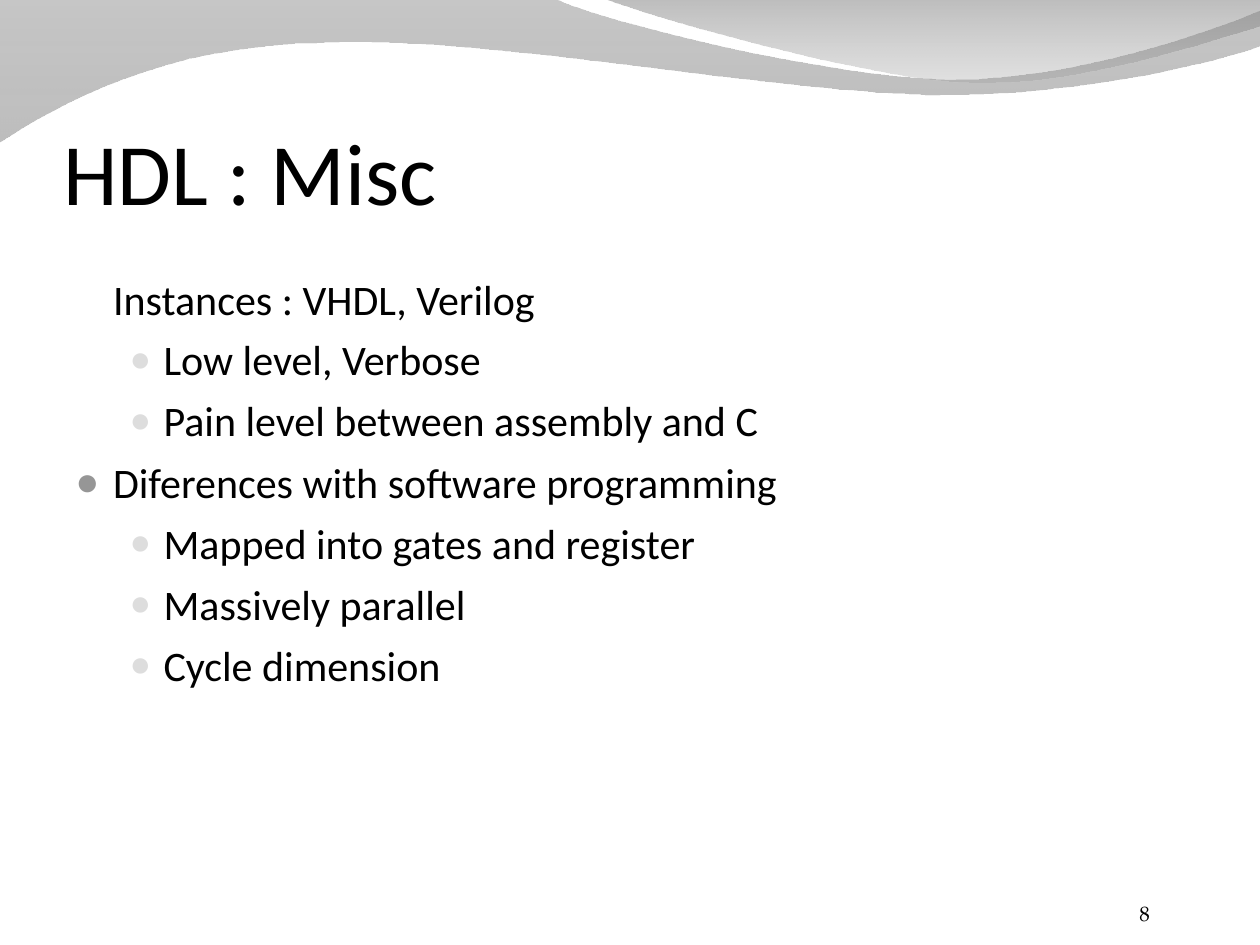
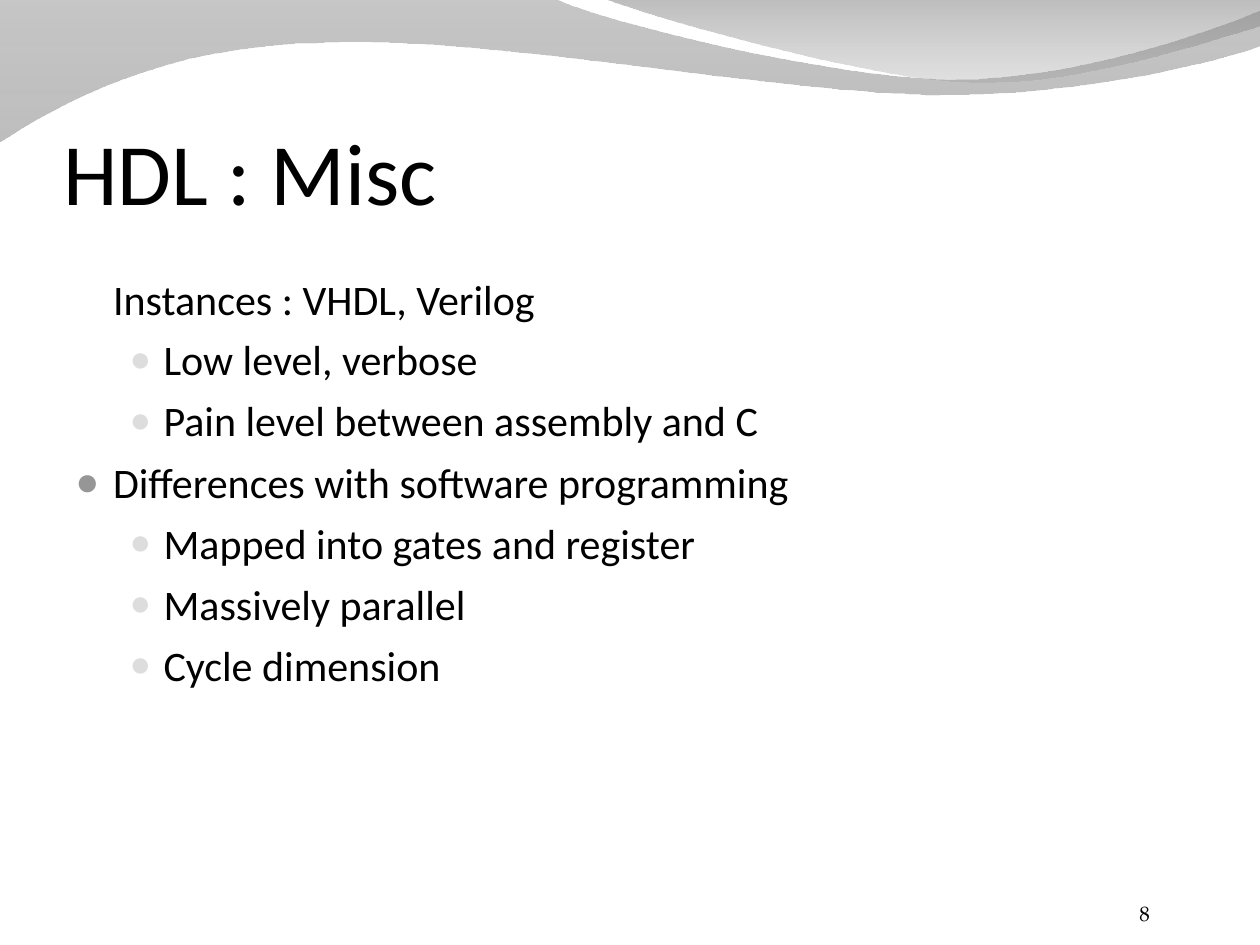
Before and after one commit to SpinalHDL/SpinalDoc, a slide deck: slide 8 of presentation/en/presentation_dsl.odp. Drawn at 1260x945 pixels with LibreOffice and Linux fonts; fonts in the diff are those of the drawing; background and template pictures are left out. Boxes give left, top, right and bottom in pixels: in the first picture for what was removed or moved away, otherwise in the second. Text is boxed around its words. In the diff, an @@ line names an element or a change of style, - is before the commit and + after.

```diff
--- a/presentation/en/presentation_dsl.odp
+++ b/presentation/en/presentation_dsl.odp
@@ text at [164, 345, 478, 380]: text changed @@
-  ● Low level, Verbose
+  ● Low level, verbose
@@ text at [113, 468, 788, 506]: text changed @@
-● Diferences with software programming
+● Differences with software programming
```
Also in this commit, not shown: 20 other slides changed.
